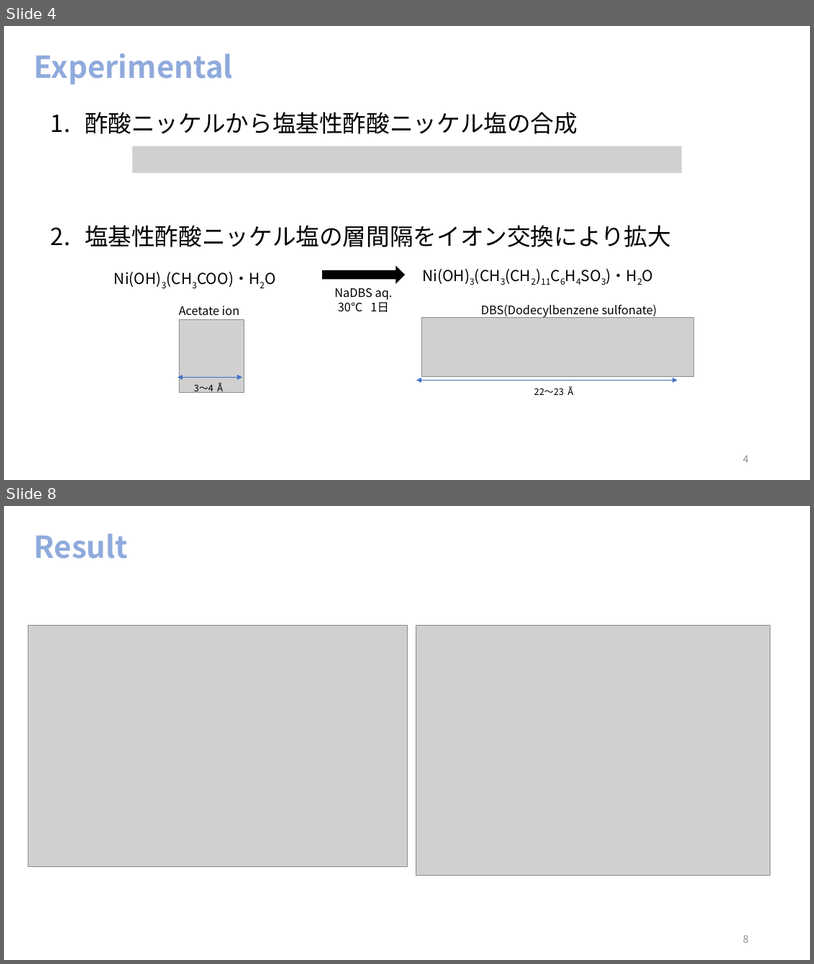
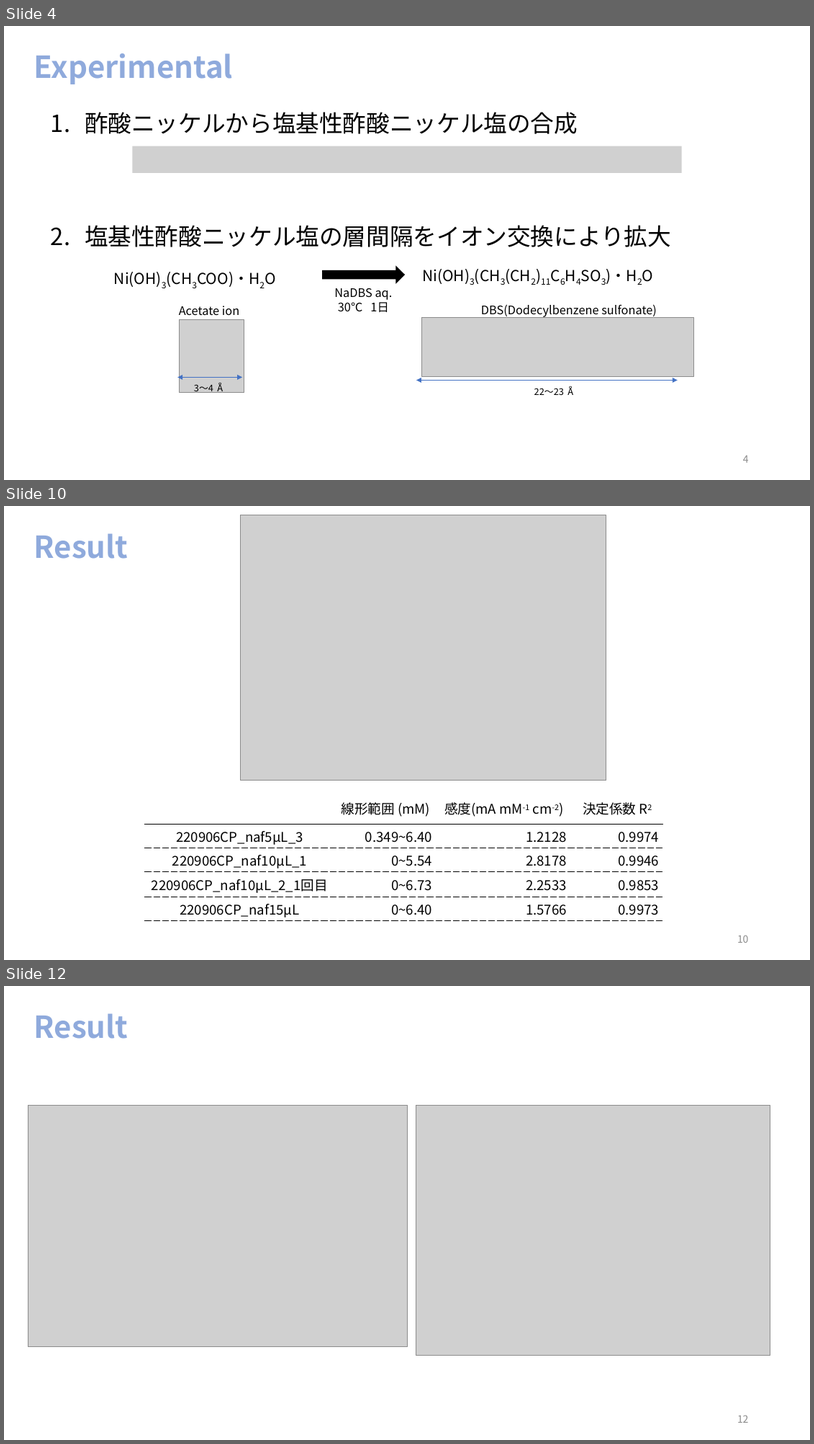
Before and after one commit to akidon0000/graduation-thesis, a slide deck: 発表スライド/卒論スライド 松山晃大.pptx. Shown one above the other, each under a label of ours: slides 4 and 8 before the commit, slides 4, 10 and 12 after it; the slides between them are not shown. The pictures are 814x964 and 814x1444 pixels, drawn with LibreOffice and Linux fonts; fonts in the diff are those of the drawing; grey boxes stand for pictures. Boxes give left, top, right and bottom in pixels: in the first picture for what was removed or moved away, otherwise in the second. Text is boxed around its words. In the diff, an @@ line names an element or a change of style, - is before the commit and + after.

```diff
--- a/発表スライド/卒論スライド 松山晃大.pptx
+++ b/発表スライド/卒論スライド 松山晃大.pptx
@@ slide 10 added at [4,506,810,960], background #FFFFFF @@
@@ picture added at [241,515,607,780] @@
@@ title added at [34,533,129,559], 36 pt, text #8FAADC, bold @@
+Result
@@ table added at [145,793,665,921], 5 rows, 4 columns @@
+ | 線形範囲 (mM) | 感度(mA mM-1 cm-2) | 決定係数 R2
+220906CP_naf5μL_3 | 0.349~6.40 | 1.2128 | 0.9974
+220906CP_naf10μL_1 | 0~5.54 | 2.8178 | 0.9946
+220906CP_naf10μL_2_1回目 | 0~6.73 | 2.2533 | 0.9853
+220906CP_naf15μL | 0~6.40 | 1.5766 | 0.9973
@@ page number added at [738,934,749,942], 12 pt, text #8C8C8C @@
+10
@@ what was slide 8 is now slide 12 @@
@@ page number at [738,1414,749,1422]: text changed @@
-8
+12
```
Also in this commit, not shown: 2 slides changed, 4 other slides added, 1 slide removed, 2 other files.
